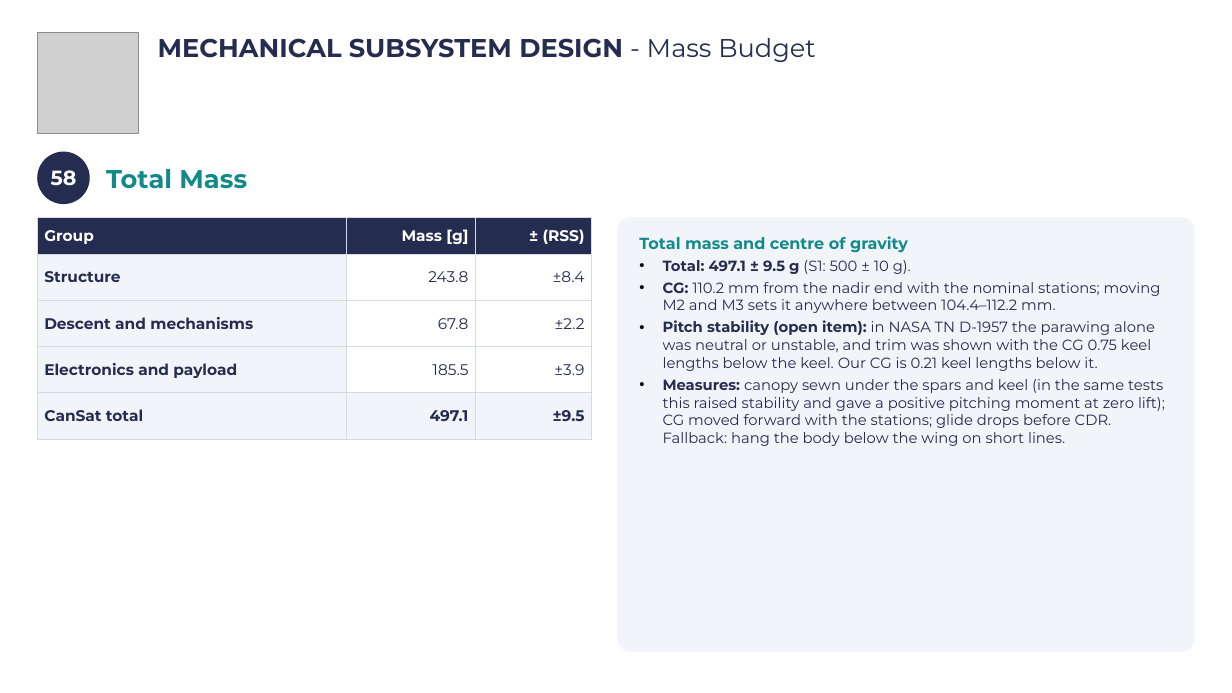
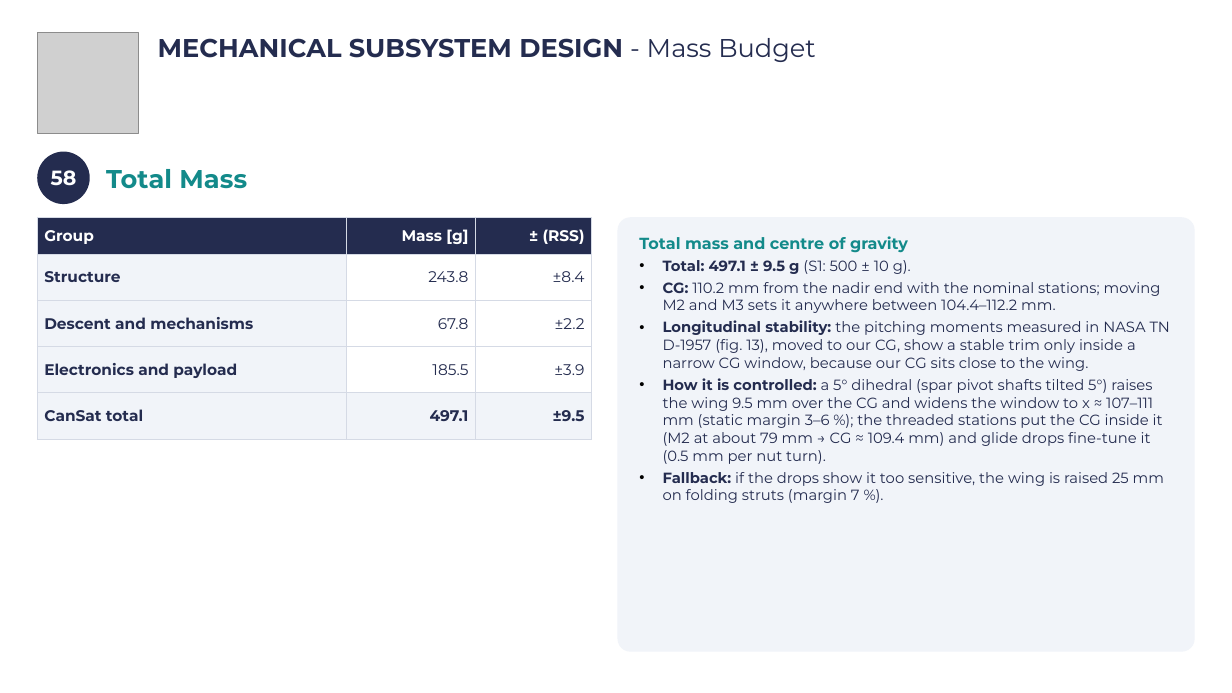
Before and after one commit to Caetano18/proyecto, a slide deck: slide 61 of cansat_pdr/laminas_plantilla/CanSat_PDR_Hermes_V2.pptx. Drawn at 1232x693 pixels with LibreOffice and Linux fonts; fonts in the diff are those of the drawing; grey boxes stand for pictures; background and template pictures are left out. Boxes give left, top, right and bottom in pixels: in the first picture for what was removed or moved away, otherwise in the second. Text is boxed around its words. In the diff, an @@ line names an element or a change of style, - is before the commit and + after.

```diff
--- a/cansat_pdr/laminas_plantilla/CanSat_PDR_Hermes_V2.pptx
+++ b/cansat_pdr/laminas_plantilla/CanSat_PDR_Hermes_V2.pptx
@@ text in rounded rectangle at (663, 320, 1170, 503): text changed @@
-• Pitch stability (open item): in NASA TN D-1957 the parawing alone was neutral or unstable, and trim was shown with the CG 0.75 keel lengths below the keel. Our CG is 0.21 keel lengths below it.
-• Measures: canopy sewn under the spars and keel (in the same tests this raised stability and gave a positive pitching moment at zero lift); CG moved forward with the stations; glide drops before CDR. Fallback: hang the body below the wing on short lines.
+• Longitudinal stability: the pitching moments measured in NASA TN D-1957 (fig. 13), moved to our CG, show a stable trim only inside a narrow CG window, because our CG sits close to the wing.
+• How it is controlled: a 5° dihedral (spar pivot shafts tilted 5°) raises the wing 9.5 mm over the CG and widens the window to x ≈ 107–111 mm (static margin 3–6 %); the threaded stations put the CG inside it (M2 at about 79 mm → CG ≈ 109.4 mm) and glide drops fine-tune it (0.5 mm per nut turn).
+• Fallback: if the drops show it too sensitive, the wing is raised 25 mm on folding struts (margin 7 %).
```
Also in this commit, not shown: 2 other slides changed, 2 other files.
